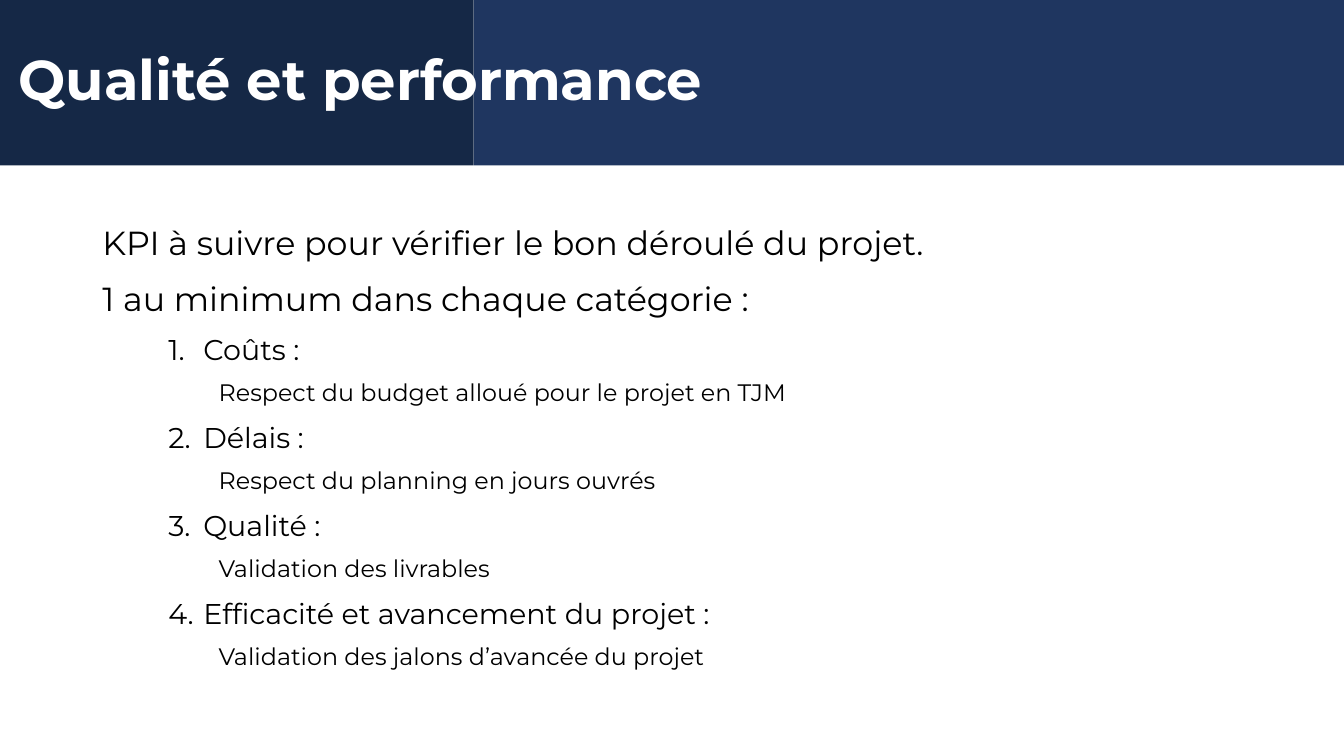
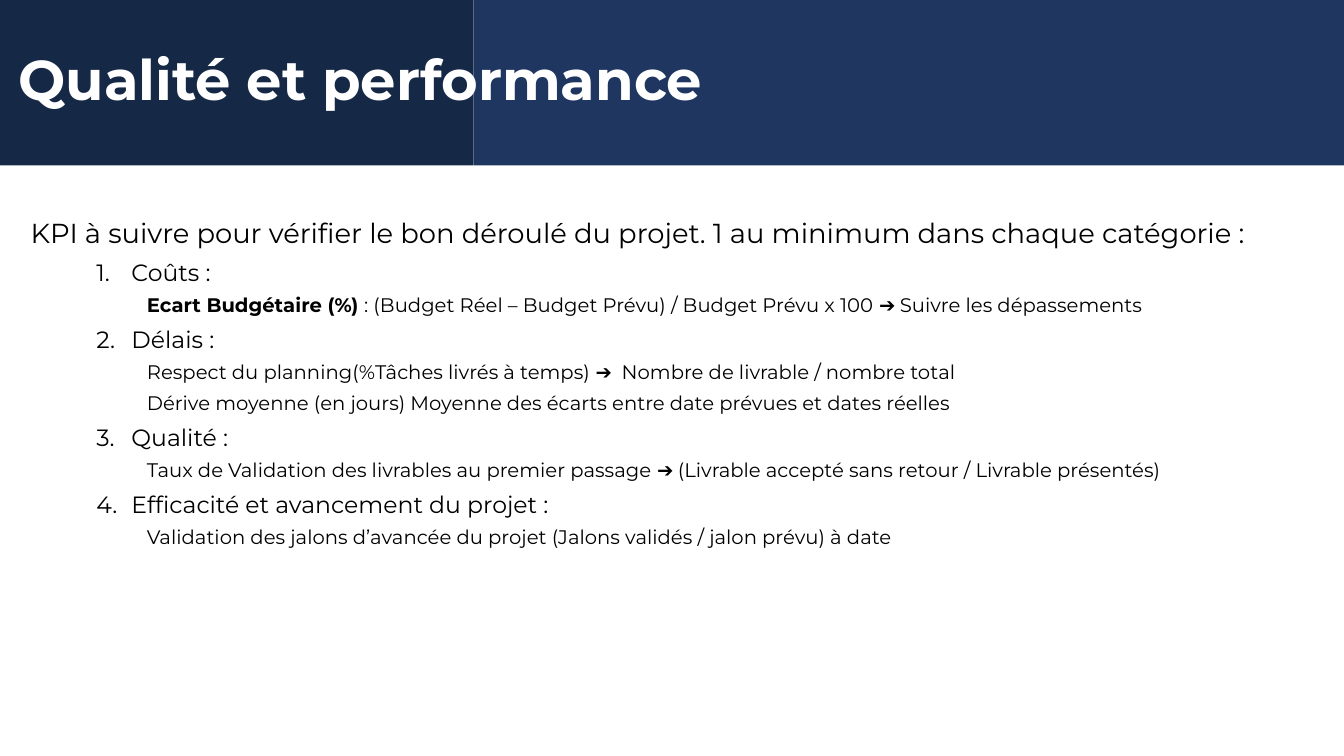
Before and after one commit to Rom1du62/rom1du62.github.io, a slide deck: slide 10 of Réalisation portfolio/Cahier des charges.pptx. Drawn at 1344x756 pixels with LibreOffice and Linux fonts; fonts in the diff are those of the drawing; background and template pictures are left out. Boxes give left, top, right and bottom in pixels: in the first picture for what was removed or moved away, otherwise in the second. Text is boxed around its words. In the diff, an @@ line names an element or a change of style, - is before the commit and + after.

```diff
--- a/Réalisation portfolio/Cahier des charges.pptx
+++ b/Réalisation portfolio/Cahier des charges.pptx
@@ text "KPI à suivre pour vérifier ..." moved from (x1=102, y1=230, x2=923, y2=670) to (x1=31, y1=222, x2=1231, y2=548) @@
@@ text at (x1=31, y1=222, x2=1231, y2=518): size 23.8 to 19.6 pt in "KPI à suivre pour vérifier le bon ..."; size 20.4 to 16.8 pt in "Coûts :", "Délais :", "Qualité :", "Efficacité et avancement du projet :"; line spacing 1.4 to 1.3 @@
@@ text at (x1=147, y1=296, x2=1142, y2=316): text changed; size 17 to 14 pt @@
-  Respect du budget alloué pour le projet en TJM
+  Ecart Budgétaire (%) : (Budget Réel – Budget Prévu) / Budget Prévu x 100 ➔ Suivre les dépassements
@@ text at (x1=147, y1=364, x2=955, y2=414): text changed; size 17 to 14 pt @@
-  Respect du planning en jours ouvrés
+  Respect du planning(%Tâches livrés à temps) ➔ Nombre de livrable / nombre total
+  Dérive moyenne (en jours) Moyenne des écarts entre date prévues et dates réelles
@@ text at (x1=147, y1=462, x2=1160, y2=481): text changed; size 17 to 14 pt @@
-  Validation des livrables
+  Taux de Validation des livrables au premier passage ➔ (Livrable accepté sans retour / Livrable présentés)
@@ text at (x1=147, y1=529, x2=891, y2=548): text changed; size 17 to 14 pt @@
-  Validation des jalons d’avancée du projet
+  Validation des jalons d’avancée du projet (Jalons validés / jalon prévu) à date
```
Also in this commit, not shown: 2 other slides changed, 3 other files.
